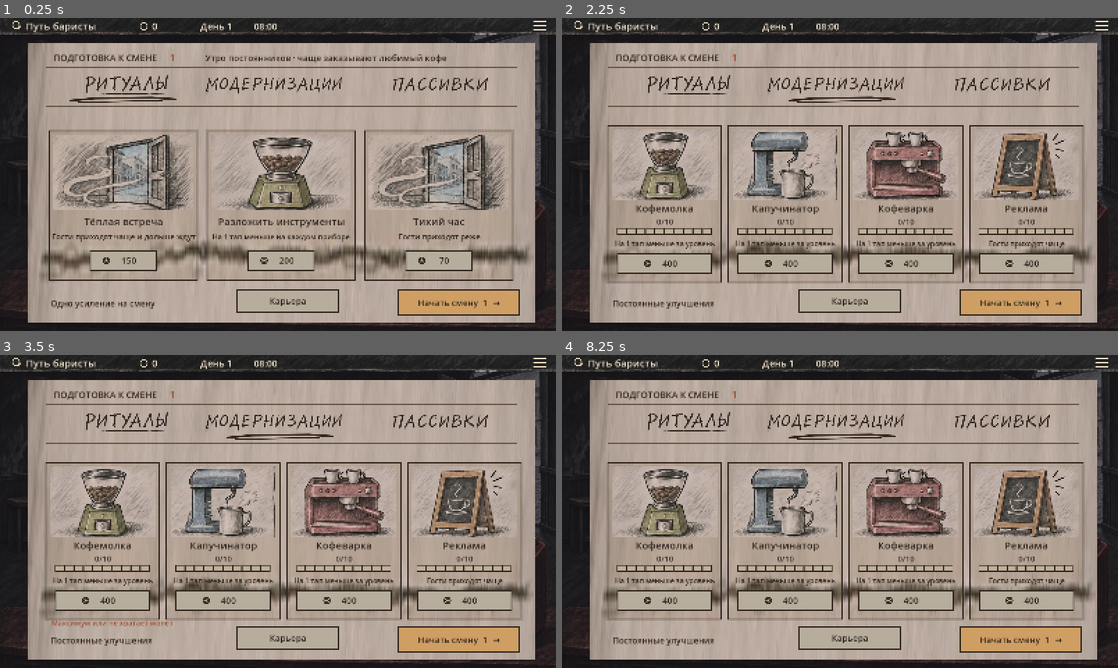
Above: before the commit, frames 1-4 (two rows, left to right).
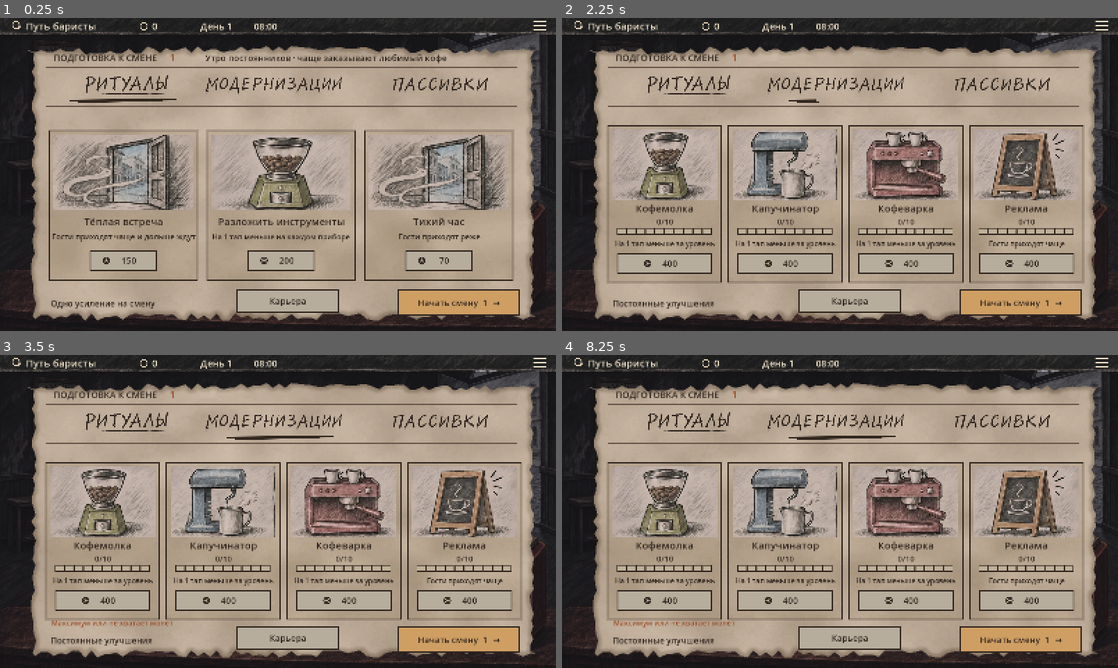
Above: after the commit, the same moments.

Repository: kotlyakov/barista
Game: Godot game, scene res://ui/main_v2.tscn
The game is run twice, just before and just after one commit, with the same random seed, the same clock (stepped at 60 frames per second) and the same inputs.
Inputs (mouse positions are in pixels of both pictures, inside the frame that each line leads up to):
- Up to frame 1 (0.25 s): no input
- Up to frame 2 (2.25 s): tap Enter at 0.5, 2 s; move the mouse to (962, 158) at 0.52 s; click (962, 158) at 0.67 s; tap Space at 1.25 s; drag from (728, 190) to (812, 237) at 1.27 s; move the mouse to (895, 105) at 2.02 s; click (895, 105) at 2.17 s
- Up to frame 3 (3.5 s): tap Space at 2.75 s; drag from (250, 574) to (111, 464) at 2.77 s
- Up to frame 4 (8.25 s): tap Enter at 3.5 s; move the mouse to (1006, 558) at 3.52 s; click (1006, 558) at 3.67 s; tap Space at 4.25 s; drag from (673, 464) to (756, 433) at 4.27 s; move the mouse to (867, 511) at 5.02 s; click (867, 511) at 5.17 s; drag from (756, 433) to (728, 527) at 5.77 s; move the mouse to (962, 495) at 6.52 s; click (962, 495) at 6.67 s; drag from (728, 527) to (812, 574) at 7.27 s; move the mouse to (895, 442) at 8.02 s; click (895, 442) at 8.17 s

The runs differ from the first frame. In frame 1, 12% of the frame differs, in the area x 5-97%, y 8-98%; in frame 2, 11%; in frame 3, 11%; in frame 4, 11%.

Commit message:
Межсменный лист: анимации покупок, штрих и вступление

Diff:
--- a/game/tests/capture_v2_screens.gd
+++ b/game/tests/capture_v2_screens.gd
@@ -9,11 +9,17 @@
  var args=OS.get_cmdline_user_args();if not args.is_empty():directory=args[0]
  DirAccess.make_dir_recursive_absolute(directory);root.size=Vector2i(1600,900)
  node=load("res://ui/main_v2.tscn").instantiate();node.save_directory="user://capture-v2-"+str(Time.get_ticks_usec());root.add_child(node);node.set_process(false)
+ node.game.data.money=1700;node.repository.checkpoint()
  await capture("v2-02-rituals")
  node.shop_tab=1;await capture("v2-03-modernizations")
  node.shop_tab=2;await capture("v2-04-passives")
+ node.shop_input(node.Charcoal.passive_button_rect(7).get_center())
+ node._process(.24);await capture("v2-12-passive-animating")
+ node._process(.30);await capture("v2-13-passive-purchased")
  node.shop_tab=3;await capture("v2-05-modules")
  node.shop_input(node.START_BUTTON.get_center())
+ node._process(.15);await capture("v2-14-fold")
+ node._process(.20)
  node.intro_elapsed=2;await capture("v2-01-intro");node.finish_intro()
  for id in node.NAMES:
   if node.game.data.visits.size()<5:node.act("spawn_visit",[id,""])
@@ -24,4 +30,4 @@
  node.act("deliver",[node.game.data.cup_id,node.game.data.visits[0].id]);node.dragging=false;node.cup_position=node.V2_CUP_HOME;node.sync_guest(true);await capture("v2-08-payment")
  node.open_menu();await capture("v2-09-menu");node.screen="progress";await capture("v2-10-progress")
  node.resume_game();node.repository.advance(400);node._process(0);await capture("v2-11-summary")
- node.queue_free();await process_frame;print("PASS: rendered11 actual Service v2 UI states");quit()
+ node.queue_free();await process_frame;print("PASS: rendered14 actual Service v2 UI states");quit()
--- a/game/tests/charcoal_layout_test.gd
+++ b/game/tests/charcoal_layout_test.gd
@@ -22,6 +22,8 @@
  if node.shop_tab != 2:
   failures.append("The right-hand tab must open Passives.")
  tap(node, Vector2(1320, 820))
+ node._process(.35)
+ node.finish_intro()
  if node.game.data.shift.phase != "RUNNING":
   failures.append("Start Shift must work at the approved button position.")
  node.finish_intro()
--- a/game/tests/free_service_ui_test.gd
+++ b/game/tests/free_service_ui_test.gd
@@ -14,7 +14,7 @@
  if not ResourceLoader.exists("res://ui/main_v2.tscn"):print("FAIL: new UI scene absent");quit(1);return
  var node=load("res://ui/main_v2.tscn").instantiate();node.save_directory="user://free-ui-"+str(Time.get_ticks_usec());root.add_child(node);node.set_process(false);node.finish_intro()
  check(node.game.data.shift.phase=="PREPARING","new UI opens preparation")
- touch(node,node.START_BUTTON.get_center());check(node.game.data.shift.phase=="RUNNING","real start touch");node.finish_intro()
+ touch(node,node.START_BUTTON.get_center());node._process(.35);node.finish_intro();check(node.game.data.shift.phase=="RUNNING","real start touch")
  touch(node,node.station_rects[2].get_center());check(node.game.cup.taps[2]==1 and not node.game.cup.is_empty(),"milk-first free cup")
  press(node,node.V2_CUP_HOME);release(node,Vector2(300,200));check(not node.game.cup.carrying and node.game.cup.taps[2]==1,"miss returns same unfinished cup")
  touch(node,node.station_rects[0].get_center());check(node.game.cup.taps[0]==1,"continue preparation after miss")
--- a/game/tests/intermission_ui_test.gd
+++ b/game/tests/intermission_ui_test.gd
@@ -12,12 +12,20 @@
  check(purchased!="" and node.game.data.money<original,"real offer touch spends once")
  var wallet=node.game.data.money;tap(node,node.offer_rect(1).get_center());check(node.game.data.money==wallet and node.game.data.economy.choice==purchased,"second offer touch cannot spend")
  tap(node,node.tab_rect(1).get_center());tap(node,node.gear_rect(0).get_center());check(node.game.data.upgrades.grind==1,"equipment page actual purchase")
+ tap(node,node.tab_rect(2).get_center())
+ var passive_price: int=node.game.Career.PASSIVE_PRICES[0]
+ wallet=node.game.data.money
+ tap(node,node.Charcoal.passive_button_rect(0).get_center())
+ check(node.game.data.money==wallet-passive_price and node.game.data.economy.passives.tips==1,"visible passive purchase is transactional")
+ check(node.purchase_animation.row==0 and node.display_balance()!=node.game.data.money,"wallet and green fill start animating")
+ node._process(.6)
+ check(node.purchase_animation.is_empty() and node.display_balance()==node.game.data.money,"purchase presentation settles at actual balance")
  tap(node,node.EXTRA_BUTTON.get_center());tap(node,node.offer_rect(0).get_center());tap(node,node.offer_rect(0).get_center());tap(node,Vector2(500,660))
  check(node.game.data.economy.equipped_modules[0]=="heat","module buy/select/slot actions")
  tap(node,node.tab_rect(4).get_center());tap(node,node.regular_rect(0).position+Vector2(140,120))
  check(node.game.data.economy.gifts["guest-01"],"gift reservation touch saved")
  var reload=node.Bridge.new(node.save_directory);check(reload.session.data.economy.equipped_modules[0]=="heat" and reload.session.data.economy.gifts["guest-01"],"intermission decisions survive actual reload")
- tap(node,node.START_BUTTON.get_center());check(node.game.data.shift.phase=="RUNNING","start after purchases");node.finish_intro()
+ tap(node,node.START_BUTTON.get_center());node._process(.35);node.finish_intro();check(node.game.data.shift.phase=="RUNNING","start after purchases")
  node.open_menu();node.screen="progress";var before=node.game.snapshot();tap(node,node.LESSON_BUTTON.get_center())
  check(node.repository.training and node.screen=="lesson","menu lesson uses new Service")
  tap(node,node.station_rects[2].get_center());node._process(0.5);node.finish_lesson()
--- /dev/null
+++ b/game/tests/shift_intro_transition_test.gd
@@ -0,0 +1,39 @@
+extends SceneTree
+
+func _init() -> void:
+ call_deferred("run")
+
+func run() -> void:
+ var scene=load("res://ui/main_v2.tscn")
+ var node=scene.instantiate()
+ node.save_directory="user://intro-transition-"+str(Time.get_ticks_usec())
+ root.add_child(node)
+ node.set_process(false)
+ node.shop_input(node.START_BUTTON.get_center())
+ if node.screen!="fold" or node.game.data.shift.phase!="PREPARING":
+  push_error("The leaf must fold before starting the shift");quit(1);return
+ node._process(0.35)
+ node._process(2.0)
+ if node.screen!="intro" or not node.game.data.visits.is_empty() or node.game.data.clock!=0:
+  push_error("Intro advanced visits or clock");quit(1);return
+ var event=InputEventScreenTouch.new()
+ event.position=node.station_rects[0].get_center()
+ event.pressed=true
+ node._input(event)
+ event.pressed=false
+ node._input(event)
+ if node.game.data.shift.phase!="RUNNING" or node.game.data.visits.size()!=1 or node.game.cup.taps[0]!=0:
+  push_error("Skipping intro must start one visit without operating the grinder");quit(1);return
+ var path=node.save_directory
+ node.queue_free()
+ await process_frame
+ var resumed=scene.instantiate()
+ resumed.save_directory=path
+ root.add_child(resumed)
+ resumed.set_process(false)
+ if resumed.screen!="" or resumed.game.data.visits.size()!=1:
+  push_error("Resuming must preserve the visit without replaying the intro");quit(1);return
+ resumed.queue_free()
+ await process_frame
+ print("PASS: folding, first-person intro, input consumption and resume")
+ quit()
--- a/game/tests/ui_review_regression_test.gd
+++ b/game/tests/ui_review_regression_test.gd
@@ -11,7 +11,7 @@
  node.game.data.money=5000;node.repository.checkpoint();tap(node,node.tab_rect(1).get_center());var gear=node.gear_rect(0).get_center()
  input_touch(node,gear,true,0);input_touch(node,gear,true,1);input_touch(node,gear,false,1);input_touch(node,gear,false,0)
  check(node.game.data.upgrades.grind==1 and node.game.data.money==4600,"simultaneous second finger cannot buy another level")
- tap(node,node.START_BUTTON.get_center());node._process(2.5);node._process(0);var visit=node.game.data.visits[0]
+ tap(node,node.START_BUTTON.get_center());node._process(.35);node.finish_intro();node._process(2.5);node._process(0);var visit=node.game.data.visits[0]
  check(absf(visit.bubble_until-node.game.data.clock-3)<0.0001,"first wish gets3 full active seconds at counter")
  node._process(4);var before=visit.bubble_until;var point=node.visit_drop_rect(visit.id).get_center()
  input_touch(node,point,true);input_touch(node,point,false,0,true)
@@ -22,7 +22,7 @@
  tap(node,node.station_rects[1].get_center())
  check(node.game.cup.taps[1]==0 and str(node.get("speech_text"))=="Ой! Зёрна-то не помолола!","brew refusal has required spoken feedback")
  check(float(node.get("facepalm_until") if node.get("facepalm_until")!=null else -1)>node.game.data.clock,"brew refusal starts existing-hand facepalm")
- tap(node,node.RECIPE_BUTTONS[2].get_center());tap(node,node.station_rects[2].get_center());input_touch(node,node.CUP_HOME,true)
+ tap(node,node.RECIPE_BUTTONS[2].get_center());tap(node,node.station_rects[2].get_center());input_touch(node,node.V2_CUP_HOME,true)
  check(str(node.get("speech_text"))=="Одно молоко!!!","raw pickup speaks actual contents")
  input_touch(node,Vector2(200,200),false);node.act("take_cup");node.act("deliver",[node.game.data.cup_id,visit.id])
  tap(node,node.station_rects[0].get_center());tap(node,node.station_rects[1].get_center())
--- a/game/ui/cafe_audio.gd
+++ b/game/ui/cafe_audio.gd
@@ -72,6 +72,7 @@
  music.stream=loop
  for id in ["grind","brew","steam"]: sounds[id]=tone(.13,80 if id=="grind" else 150,id!="brew")
  sounds.coins=tone(.22,1200)
+ sounds.pencil=tone(.18,780,true)
  trace("audio ready complete")
 func set_active(value: bool,prefs: Dictionary) -> void:
  trace("set_active begin active="+str(value)+" muted="+str(prefs.get("muted",false)))
@@ -87,8 +88,8 @@
   music.stream_paused=true
   voice.stop()
  trace("set_active returned")
-func effect(id: String) -> void:
- if not active or muted or Time.get_ticks_msec()-last_effect<90 or not sounds.has(id): return
+func effect(id: String,allow_inactive=false) -> void:
+ if (not active and not allow_inactive) or muted or Time.get_ticks_msec()-last_effect<90 or not sounds.has(id): return
  if DisplayServer.get_name()=="headless": return
  last_effect=Time.get_ticks_msec()
  trace("effect "+id+" before stream")
--- a/game/ui/charcoal_intermission.gd
+++ b/game/ui/charcoal_intermission.gd
@@ -51,8 +51,9 @@
   if view.shop_tab==i:
    var y: float = rect.end.y-20
    var x: float = rect.get_center().x
-   view.draw_polyline(PackedVector2Array([Vector2(x-153,y+3),Vector2(x-82,y-4),Vector2(x+83,y-6),Vector2(x+154,y-1)]),INK,5,true)
-   view.draw_line(Vector2(x-130,y+8),Vector2(x+113,y+2),INK,2,true)
+   var stroke: float=view.stroke_progress
+   view.draw_line(Vector2(x-153,y+3),Vector2(x-153+307*stroke,y+3-4*stroke),INK,5,true)
+   view.draw_line(Vector2(x-130,y+8),Vector2(x-130+243*stroke,y+8-6*stroke),INK,2,true)
  match int(view.shop_tab):
   0: draw_rituals(view,state)
   1: draw_equipment(view,state)
@@ -123,8 +124,11 @@
   var progress=float(level)/tiers
   var price: int=career.PASSIVE_PRICES[level] if level<tiers else 0
   card(view,rect)
-  if progress>0:
-   view.draw_rect(Rect2(rect.position+Vector2.ONE,Vector2((rect.size.x-2)*progress,rect.size.y-2)),Color("78894b80"))
+  var fill=progress
+  if view.purchase_animation.get("row",-1)==i:
+   fill=(float(level-1)+view.purchase_progress())/tiers
+  if fill>0:
+   view.draw_rect(Rect2(rect.position+Vector2.ONE,Vector2((rect.size.x-2)*fill,rect.size.y-2)),Color("78894b80"))
   view.draw_texture_rect(ICONS[i],Rect2(rect.position+Vector2(18,5),Vector2(56,50)),false)
   view.text_at(rect.position+Vector2(21,70),str(roundi(progress*100))+"%",16,INK)
   view.text_at(rect.position+Vector2(91,29),PASSIVES[i][0],24,INK)
--- a/game/ui/main_v2.gd
+++ b/game/ui/main_v2.gd
@@ -25,6 +25,12 @@
 var rigs={}
 var slots={}
 var shop_tab=0
+var pending_shift_day=0
+var fold_elapsed=0.0
+var stroke_progress=1.0
+var purchase_animation: Dictionary={}
+const FOLD_SECONDS=0.32
+const PURCHASE_SECONDS=0.48
 var selected_module=""
 var perf_elapsed=0.0
 var pending_reminder=-1
@@ -54,7 +60,41 @@
  cup_position = V2_CUP_HOME
 
 func finish_intro():
+ if pending_shift_day>0:
+  var day=pending_shift_day
+  pending_shift_day=0
+  if not act("start_shift",[day]):
+   screen="between"
+   shop_message="Не удалось начать смену. Проверь баланс и сохранение."
+   update_audio()
+   queue_redraw()
+   return
+  shop_tab=0
+  shop_message=""
+  purchase_animation.clear()
+  sync_guest()
  intro_elapsed=3;screen="";paused=false;route_phase();update_audio();queue_redraw()
+
+func open_shop_tab(index: int) -> void:
+ if shop_tab==index:return
+ shop_tab=index
+ selected_module=""
+ shop_message=""
+ stroke_progress=0.0
+ if audio:audio.effect("pencil",true)
+
+func buy_on_sheet(method: String,args: Array,passive_row=-1) -> bool:
+ var old_balance: int=game.data.money
+ var shown_balance: int=display_balance()
+ if not act(method,args):return false
+ purchase_animation={"elapsed":0.0,"from":shown_balance,"amount":old_balance-int(game.data.money),"row":passive_row}
+ return true
+
+func purchase_progress() -> float:
+ return smoothstep(0.0,PURCHASE_SECONDS,float(purchase_animation.get("elapsed",PURCHASE_SECONDS)))
+
+func display_balance() -> int:
+ return roundi(lerpf(float(purchase_animation.get("from",game.data.money)),float(game.data.money),purchase_progress()))
 func route_phase():
  if repository.legacy or repository.training or not repository.ready:return
  if game.data.shift.phase in ["PREPARING","SUMMARY"]:screen="between"
@@ -104,6 +144,20 @@
    game=repository.session;guest.phase="gone";use_charcoal_layout();sync_guest(true);route_phase();update_audio()
   return
  if paused:return
+ if screen=="fold":
+  fold_elapsed=minf(FOLD_SECONDS,fold_elapsed+delta)
+  if fold_elapsed>=FOLD_SECONDS:
+   screen="intro"
+   intro_elapsed=0
+  queue_redraw();return
+ if screen=="between":
+  if stroke_progress<1.0 or not purchase_animation.is_empty():
+   stroke_progress=minf(1.0,stroke_progress+delta/.26)
+   if not purchase_animation.is_empty():
+    purchase_animation.elapsed+=delta
+    if purchase_animation.elapsed>=PURCHASE_SECONDS:purchase_animation.clear()
+   queue_redraw()
+  return
  if screen=="intro":
   intro_elapsed=minf(3,intro_elapsed+delta)
   if intro_elapsed>=3:finish_intro()
@@ -139,6 +193,7 @@
  return result
 func open_menu():
  pending_reminder=-1
+ pending_shift_day=0
  if not repository.ready:screen="error";paused=true;dragging=false;update_audio();queue_redraw();return
  if repository.legacy:super.open_menu();return
  repository.suspend();dragging=false;cup_position=V2_CUP_HOME;screen="menu";paused=true;update_audio();queue_redraw()
@@ -172,6 +227,7 @@
  if action.is_empty():return
  var point=action.position
  if action.action=="cancel":cancel_drag();queue_redraw();return
+ if screen=="fold":return
  if screen=="intro":
   if action.action=="press":finish_intro()
   return
@@ -235,29 +291,33 @@
   if NEXT_BUTTON.has_point(point):act("finish_summary",[shift.summary_id]);shop_message="";sync_guest(true)
   return
  if START_BUTTON.has_point(point):
-  if act("start_shift",[shift.day_number]):intro_elapsed=0;screen="intro";shop_tab=0;sync_guest();update_audio()
-  else:shop_message="Не хватает монет на обслуживание. Сними быстрый привод."
+  if game.data.money<game.Career.effects(game.data).maintenance:
+   shop_message="Не хватает монет на обслуживание. Сними быстрый привод."
+  else:
+   pending_shift_day=shift.day_number
+   fold_elapsed=0
+   screen="fold"
+   update_audio()
   return
  if EXTRA_BUTTON.has_point(point):
-  shop_tab=0 if shop_tab>=3 else 3
-  selected_module="";shop_message="";return
+  open_shop_tab(0 if shop_tab>=3 else 3);return
  var first_tab=3 if shop_tab>=3 else 0
  for i in range(first_tab,first_tab+3):
-  if tab_rect(i).has_point(point):shop_tab=i;selected_module="";shop_message="";return
+  if tab_rect(i).has_point(point):open_shop_tab(i);return
  var e=game.data.economy;var C=game.Career
  if shop_tab==0:
   for i in range(3):
-   if offer_rect(i).has_point(point):shop_message="Усиление куплено" if act("buy_perk",[e.offers[i],shift.day_number]) else "Выбор уже сделан или не хватает монет"
+   if offer_rect(i).has_point(point):shop_message="Усиление куплено" if buy_on_sheet("buy_perk",[e.offers[i],shift.day_number]) else "Выбор уже сделан или не хватает монет"
  elif shop_tab==1:
   for i in range(4):
    if gear_rect(i).has_point(point):
     var id=EQUIPMENT_IDS[i]
-    shop_message="Улучшение куплено" if act("buy_equipment",[id,int(game.data.upgrades[id])]) else "Максимум или не хватает монет"
+    shop_message="Улучшение куплено" if buy_on_sheet("buy_equipment",[id,int(game.data.upgrades[id])]) else "Максимум или не хватает монет"
  elif shop_tab==2:
   for i in range(Charcoal.PASSIVES.size()):
    if Charcoal.passive_button_rect(i).has_point(point):
     var id: String=game.Career.PASSIVE_IDS[i]
-    shop_message="Пассивка улучшена" if act("buy_passive",[id,game.Career.passive_level(game.data,id)]) else "Максимум или не хватает монет"
+    shop_message="Пассивка улучшена" if buy_on_sheet("buy_passive",[id,game.Career.passive_level(game.data,id)],i) else "Максимум или не хватает монет"
     return
  elif shop_tab==3:
   for i in range(3):
@@ -301,12 +361,17 @@
   wrapped(Vector2(350,300),"Не удалось загрузить или перенести прогресс. Он не сброшен. Перезапусти игру для повторной попытки.",900,30)
   draw_button(MENU_REPORT,"Скопировать отчёт");return
  if repository.legacy:super._draw();return
+ if screen=="intro":
+  draw_entry()
+  return
  draw_cafe()
- if screen=="intro":
-  draw_rect(Rect2(0,0,1600,900),Color(.01,.01,.015,1-smoothstep(.3,1,intro_elapsed/3)))
-  text_at(Vector2(586,824),"Коснись, чтобы войти",26)
-  return
  draw_charcoal_header()
+ if screen=="fold":
+  var distance=1600.0*smoothstep(0,FOLD_SECONDS,fold_elapsed)
+  draw_set_transform(Vector2(-distance,0))
+  draw_between()
+  draw_set_transform(Vector2.ZERO)
+  return
  if screen=="between":draw_between()
  elif screen=="progress":draw_progress()
  elif screen=="menu":
@@ -315,12 +380,26 @@
   if not repository.ready:wrapped(Vector2(350,220),"Не удалось загрузить прогресс. Он не перезаписан. Перезапусти игру для повторной попытки.",900,26)
  else:draw_play()
  if repository.error!="":text_at(Vector2(35,882),"Не удалось сохранить действие. Прогресс не перезаписан.",20,Color("ee9a86"))
+func draw_entry() -> void:
+ var progress=smoothstep(0.35,2.6,intro_elapsed)
+ var opening=smoothstep(0.0,1.0,intro_elapsed)
+ var zoom=lerpf(1.48,1.0,progress)
+ var offset=Vector2(-640, -210)*(1.0-progress)
+ draw_texture_rect(CAFE,Rect2(offset,Vector2(1600,900)*zoom),false)
+ draw_rect(Rect2(0,0,1600,900),Color(.015,.014,.02,lerpf(.95,.0,progress)))
+ draw_colored_polygon(PackedVector2Array([Vector2.ZERO,Vector2(1600*(1-opening),0),
+  Vector2(1430*(1-opening),900),Vector2(0,900)]),Color("17151b"))
+ text_at(Vector2(586,824),"Коснись, чтобы войти",26)
+
 func draw_charcoal_header() -> void:
  draw_circle(Vector2(46,20),10,Color("d9c8ac"),false,2,true)
  draw_arc(Vector2(50,20),10,0,PI*.5,8,Color("d9c8ac"),2,true)
  text_at(Vector2(75,34),"Путь баристы",29)
  draw_circle(Vector2(414,24),10,Color("d9c8ac"),false,2,true)
- text_at(Vector2(437,34),str(game.data.money),29)
+ var shown=display_balance() if screen in ["between","fold"] else int(game.data.money)
+ text_at(Vector2(437,34),str(shown),29)
+ if screen in ["between","fold"] and not purchase_animation.is_empty():
+  text_at(Vector2(516,34-6*purchase_progress()),"−"+str(purchase_animation.amount),19,Color(Color("f6bc8c"),1.0-purchase_progress()))
  var day: int = game.data.get("shift",{}).get("day_number",1)
  text_at(Vector2(577,34),"День "+str(day),27)
  var minutes: int = game.clock_minutes()
@@ -454,7 +533,7 @@
  if repository==null:return
  if repository.legacy:super.draw_cafe();return
  draw_texture_rect(CAFE,Rect2(0,0,1600,900),false)
- if screen in ["progress","between","intro"]:
+ if screen in ["progress","between","intro","fold"]:
   return
  for slot in range(Layout.COUNT-1,-1,-1):
   for id in rigs:
Binary file changed: game/content/art/charcoal/paper.webp
Not shown, changed: docs/plans/2026-11-07-post-mockups.md
